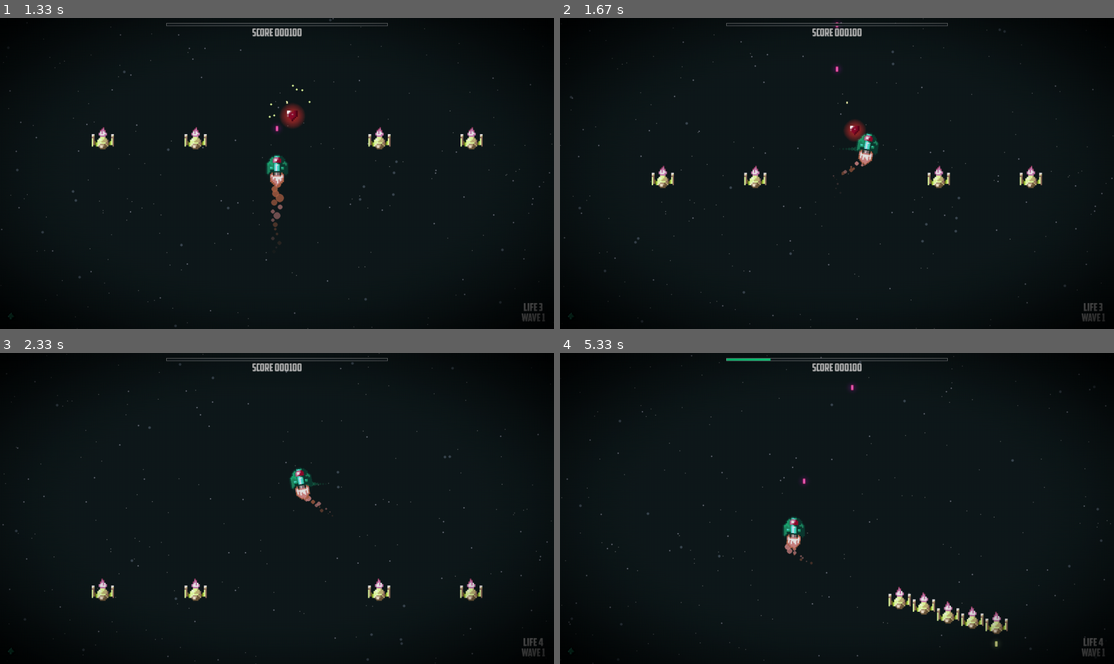
Above: before the commit, frames 1-4 (two rows, left to right).
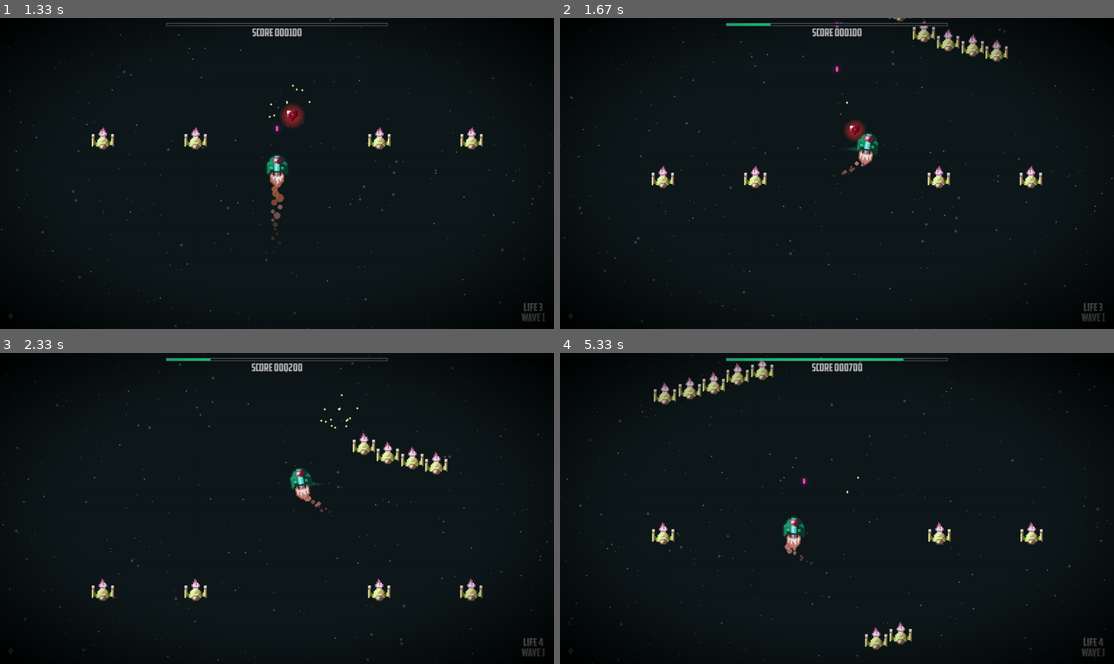
Above: after the commit, the same moments.

Repository: g-brrzzn/shootemup-Pygame
Game: pygame game, started from Game.py
Two runs of this game, one before a commit and one after it. Both use one fixed random seed, a clock stepped at 60 frames per second and the inputs below.
Inputs:
- Up to frame 1 (1.33 s): tap Enter at 0.33 s; tap Space at 0.67, 1.07 s; hold Up from 1 s (still down)
- Up to frame 2 (1.67 s): tap Space at 1.37, 1.57 s; release Up at 1.47 s; hold Right from 1.5 s (still down)
- Up to frame 3 (2.33 s): tap Space at 1.87, 2.07 s; release Right at 1.97 s; hold Left from 2 s (still down)
- Up to frame 4 (5.33 s): tap Space at 2.37, 2.63, 2.97, 3.27, 3.4, 3.8, 4.1, 4.47, 4.87, 5.17 s; release Left at 2.53 s; hold Down 2.57-2.87 s; hold Left 2.9-3.3 s; hold Up 3.33-3.7 s; hold Right 3.73-4.37 s; hold Down 4.4-4.77 s; hold Left 4.8-5.27 s; hold Right from 5.3 s (still down)

Frame 1 is identical in both runs. In frame 2, 0.7% of the frame differs, in the area x 30-81%, y 0-15%; in frame 3, 0.9%; in frame 4, 2.8%, in the area x 16-88%, y 1-96%.

Commit message:
Add sub-wave delay and refine spawn timing
Introduce a separate sub_wave_delay to control short delays between successive formation spawns. Initialize current_wave_delay and sub_wave_delay before the initial spawn, and move the initial spawn call after initialization. Replace prior uses of current_wave_delay for intra-wave timing with sub_wave_delay (different ranges for single vs paired spawns). Update the update loop to decrement sub_wave_delay safely and require both delays to be elapsed (unless the screen is clear) before spawning the next formation. Small cleanup: use hasattr/getattr checks to avoid attribute errors.

Diff:
--- a/Game.py
+++ b/Game.py
@@ -180,8 +180,11 @@
         self.total_formations_current_wave = self.formations_to_spawn
         self.formations_beaten_in_wave = 0
 
+        self.current_wave_delay = 0
+        self.sub_wave_delay = 0
+        self.wave_timer = 0
+
         self.spawn_next_formation()
-        self.wave_timer = 0
 
     def spawn_next_formation(self):
         if self.formations_to_spawn > 0:
@@ -222,12 +225,14 @@
                 FormationManager.spawn_formation(f1, g_engine.level)
                 FormationManager.spawn_formation(f2, g_engine.level)
                 self.formations_to_spawn -= 2
-                self.current_wave_delay = random.uniform(3.5, 5.5)
+
+                self.sub_wave_delay = random.uniform(1.8, 2.5)
             else:
                 ftype = random.choice(available_options)
                 FormationManager.spawn_formation(ftype, g_engine.level)
                 self.formations_to_spawn -= 1
-                self.current_wave_delay = random.uniform(2.5, 4.0)
+
+                self.sub_wave_delay = random.uniform(1.0, 1.5)
         else:
             self.level_done = True
 
@@ -319,10 +324,13 @@
         if self.formations_to_spawn > 0:
             is_clear = len(g_engine.all_enemies) == 0
 
+            if hasattr(self, 'sub_wave_delay') and self.sub_wave_delay > 0:
+                self.sub_wave_delay -= dt
+
             if self.current_wave_delay > 0:
                 self.current_wave_delay -= dt
 
-            if self.current_wave_delay <= 0 or is_clear:
+            if (self.current_wave_delay <= 0 and getattr(self, 'sub_wave_delay', 0) <= 0) or is_clear:
                 self.spawn_next_formation()
 
         elif len(g_engine.all_enemies) == 0:
